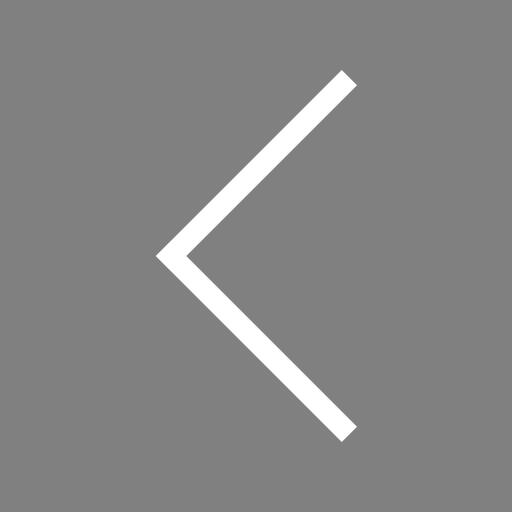
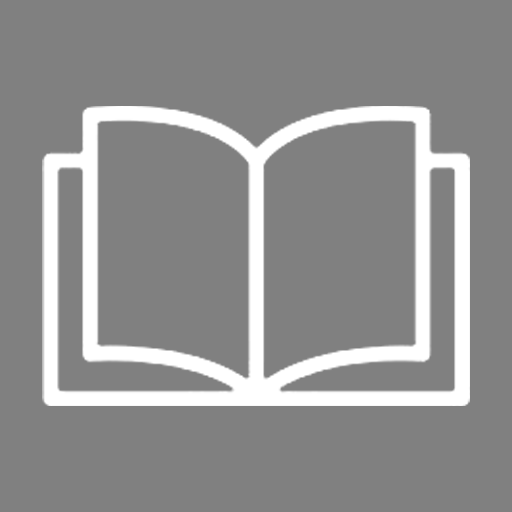
Layers edited between the first and the second 512x512 image:
added layer "Layer 4" above "Trash" over left=42, top=106, right=470, bottom=406
hid group "Back" (2 layers) over left=156, top=70, right=357, bottom=442
